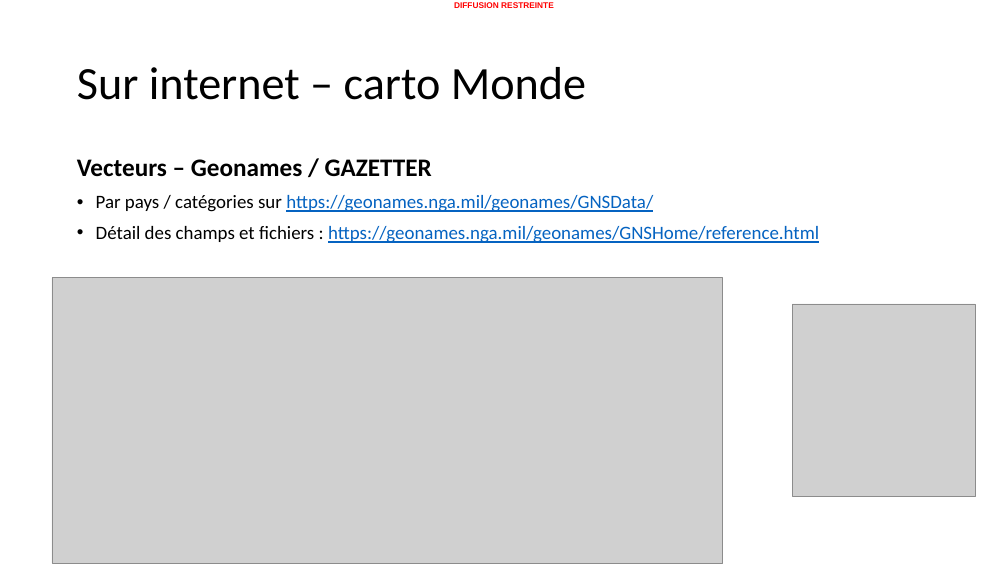
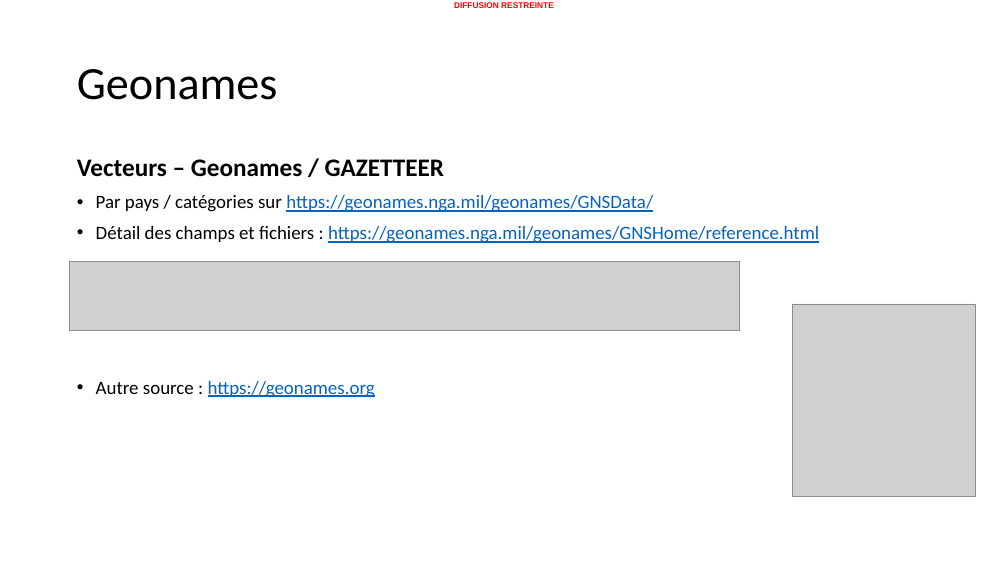
Before and after one commit to 20100dbg/OutilsGeo, a slide deck: slide 16 of cours/Guide - obtenir des cartes.pptx (slide 12 before the commit). Drawn at 1008x567 pixels with LibreOffice and Linux fonts; fonts in the diff are those of the drawing; grey boxes stand for pictures; background and template pictures are left out. Boxes give left, top, right and bottom in pixels: in the first picture for what was removed or moved away, otherwise in the second. Text is boxed around its words. In the diff, an @@ line names an element or a change of style, - is before the commit and + after.

```diff
--- a/cours/Guide - obtenir des cartes.pptx
+++ b/cours/Guide - obtenir des cartes.pptx
@@ title at <box>77,69,278,100</box>: text changed @@
-Sur internet – carto Monde
+Geonames
@@ text at <box>77,159,445,177</box>: text changed @@
-Vecteurs – Geonames / GAZETTER
+Vecteurs – Geonames / GAZETTEER
@@ picture: place and size @@
-picture at <box>52,278,722,563</box>
+picture at <box>70,262,740,331</box>
@@ text at <box>96,381,375,398</box>: paragraph added @@
+• Autre source : https://geonames.org
```
Also in this commit, not shown: 16 other slides changed, 9 slides added, 14 slides removed, 4 other files.
